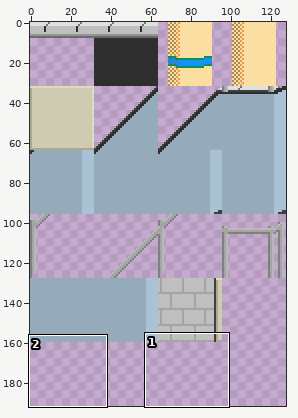
A pixel-art file gets an edit: assets/mall/tiles/tilemap.aseprite. The picture above shows the old version from afar; the outline marks the close-up.
Close-up. Before the edit:
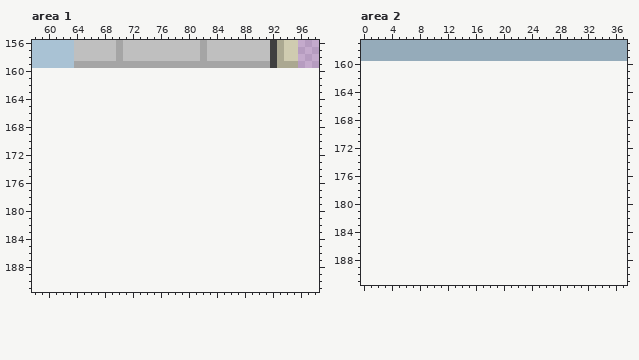
128x160 pixels, 1 frame. Colours within 5 levels of each other are drawn and written as one. Shown: area 1: x 58..98, y 156..191; area 2: x 0..37, y 157..191. The old version is drawn lined up with the new one, on the new canvas.
And afterwards:
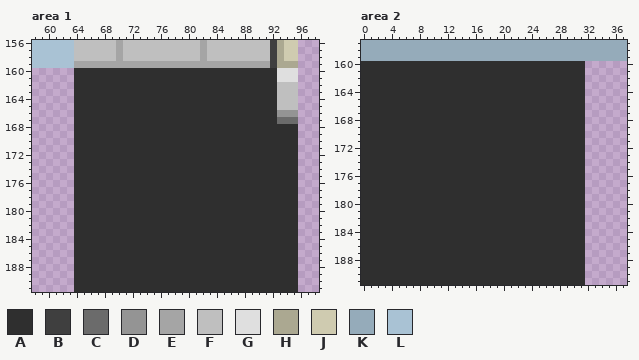
Palette (. is transparent): A #2f2f2f  B #3f3f3f  C #6b6b6b  D #949494  E #a5a5a5  F #bfbfbf  G #dfdfdf  H #aba891  J #cfcbb0  K #95abba  L #a9c2d4
The author wrote: New tiles and consistent art direction
Difference:
canvas 128x160 -> 128x192
Changed rows in their new state; - is an unchanged pixel.
Area 1:
first column x 64:
160 AAAAAAAAAAAAAAAAAAAAAAAAAAAAAGGG
161 AAAAAAAAAAAAAAAAAAAAAAAAAAAAAGGG
162 AAAAAAAAAAAAAAAAAAAAAAAAAAAAAFFF
163 AAAAAAAAAAAAAAAAAAAAAAAAAAAAAFFF
164 AAAAAAAAAAAAAAAAAAAAAAAAAAAAAFFF
165 AAAAAAAAAAAAAAAAAAAAAAAAAAAAAFFF
166 AAAAAAAAAAAAAAAAAAAAAAAAAAAAADDD
167 AAAAAAAAAAAAAAAAAAAAAAAAAAAAACCC
168 AAAAAAAAAAAAAAAAAAAAAAAAAAAAAAAA
169 AAAAAAAAAAAAAAAAAAAAAAAAAAAAAAAA
170 AAAAAAAAAAAAAAAAAAAAAAAAAAAAAAAA
171 AAAAAAAAAAAAAAAAAAAAAAAAAAAAAAAA
172 AAAAAAAAAAAAAAAAAAAAAAAAAAAAAAAA
173 AAAAAAAAAAAAAAAAAAAAAAAAAAAAAAAA
174 AAAAAAAAAAAAAAAAAAAAAAAAAAAAAAAA
175 AAAAAAAAAAAAAAAAAAAAAAAAAAAAAAAA
176 AAAAAAAAAAAAAAAAAAAAAAAAAAAAAAAA
177 AAAAAAAAAAAAAAAAAAAAAAAAAAAAAAAA
178 AAAAAAAAAAAAAAAAAAAAAAAAAAAAAAAA
179 AAAAAAAAAAAAAAAAAAAAAAAAAAAAAAAA
180 AAAAAAAAAAAAAAAAAAAAAAAAAAAAAAAA
181 AAAAAAAAAAAAAAAAAAAAAAAAAAAAAAAA
182 AAAAAAAAAAAAAAAAAAAAAAAAAAAAAAAA
183 AAAAAAAAAAAAAAAAAAAAAAAAAAAAAAAA
184 AAAAAAAAAAAAAAAAAAAAAAAAAAAAAAAA
185 AAAAAAAAAAAAAAAAAAAAAAAAAAAAAAAA
186 AAAAAAAAAAAAAAAAAAAAAAAAAAAAAAAA
187 AAAAAAAAAAAAAAAAAAAAAAAAAAAAAAAA
188 AAAAAAAAAAAAAAAAAAAAAAAAAAAAAAAA
189 AAAAAAAAAAAAAAAAAAAAAAAAAAAAAAAA
190 AAAAAAAAAAAAAAAAAAAAAAAAAAAAAAAA
191 AAAAAAAAAAAAAAAAAAAAAAAAAAAAAAAA
Area 2:
first column x 0:
160 AAAAAAAAAAAAAAAAAAAAAAAAAAAAAAAA
161 AAAAAAAAAAAAAAAAAAAAAAAAAAAAAAAA
162 AAAAAAAAAAAAAAAAAAAAAAAAAAAAAAAA
163 AAAAAAAAAAAAAAAAAAAAAAAAAAAAAAAA
164 AAAAAAAAAAAAAAAAAAAAAAAAAAAAAAAA
165 AAAAAAAAAAAAAAAAAAAAAAAAAAAAAAAA
166 AAAAAAAAAAAAAAAAAAAAAAAAAAAAAAAA
167 AAAAAAAAAAAAAAAAAAAAAAAAAAAAAAAA
168 AAAAAAAAAAAAAAAAAAAAAAAAAAAAAAAA
169 AAAAAAAAAAAAAAAAAAAAAAAAAAAAAAAA
170 AAAAAAAAAAAAAAAAAAAAAAAAAAAAAAAA
171 AAAAAAAAAAAAAAAAAAAAAAAAAAAAAAAA
172 AAAAAAAAAAAAAAAAAAAAAAAAAAAAAAAA
173 AAAAAAAAAAAAAAAAAAAAAAAAAAAAAAAA
174 AAAAAAAAAAAAAAAAAAAAAAAAAAAAAAAA
175 AAAAAAAAAAAAAAAAAAAAAAAAAAAAAAAA
176 AAAAAAAAAAAAAAAAAAAAAAAAAAAAAAAA
177 AAAAAAAAAAAAAAAAAAAAAAAAAAAAAAAA
178 AAAAAAAAAAAAAAAAAAAAAAAAAAAAAAAA
179 AAAAAAAAAAAAAAAAAAAAAAAAAAAAAAAA
180 AAAAAAAAAAAAAAAAAAAAAAAAAAAAAAAA
181 AAAAAAAAAAAAAAAAAAAAAAAAAAAAAAAA
182 AAAAAAAAAAAAAAAAAAAAAAAAAAAAAAAA
183 AAAAAAAAAAAAAAAAAAAAAAAAAAAAAAAA
184 AAAAAAAAAAAAAAAAAAAAAAAAAAAAAAAA
185 AAAAAAAAAAAAAAAAAAAAAAAAAAAAAAAA
186 AAAAAAAAAAAAAAAAAAAAAAAAAAAAAAAA
187 AAAAAAAAAAAAAAAAAAAAAAAAAAAAAAAA
188 AAAAAAAAAAAAAAAAAAAAAAAAAAAAAAAA
189 AAAAAAAAAAAAAAAAAAAAAAAAAAAAAAAA
190 AAAAAAAAAAAAAAAAAAAAAAAAAAAAAAAA
191 AAAAAAAAAAAAAAAAAAAAAAAAAAAAAAAA
Boxes around the changes in both close-ups, in picture pixels (x1, y1, x2, y2):
added: (74, 68, 298, 292)
added: (361, 61, 585, 285)
